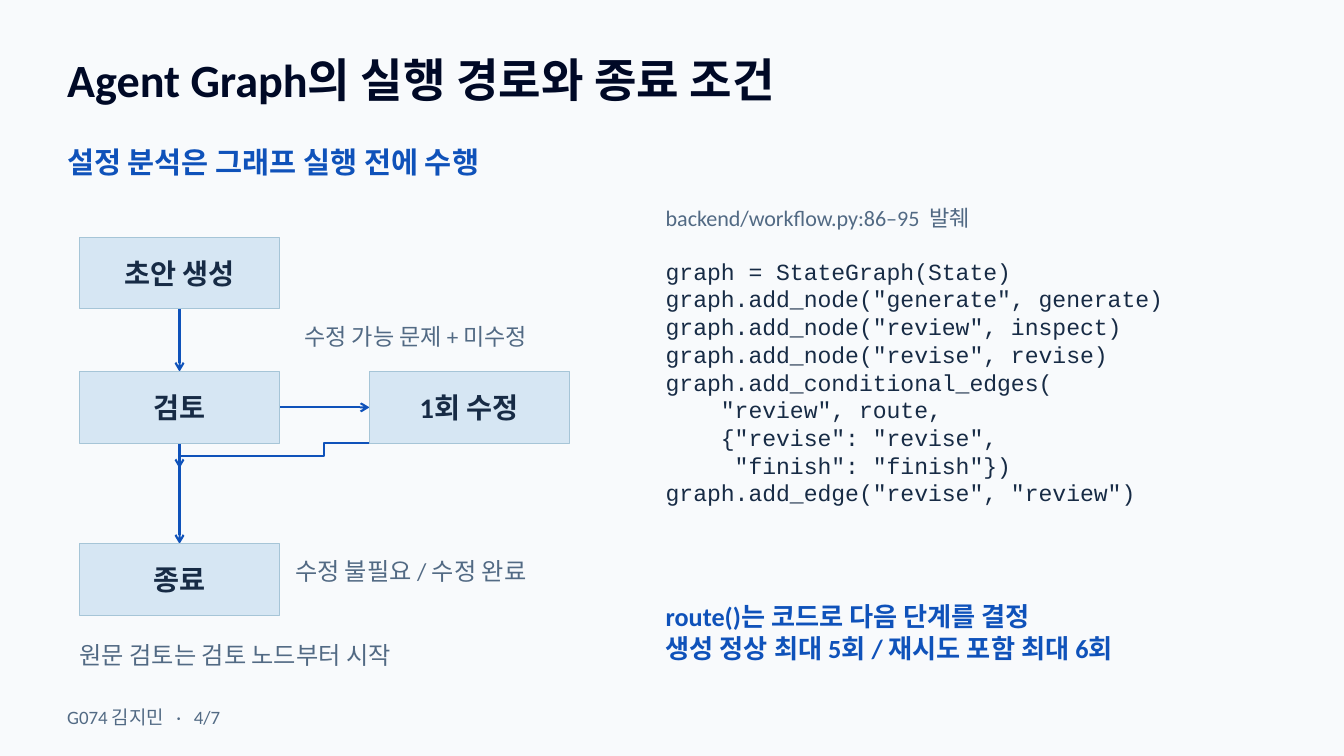
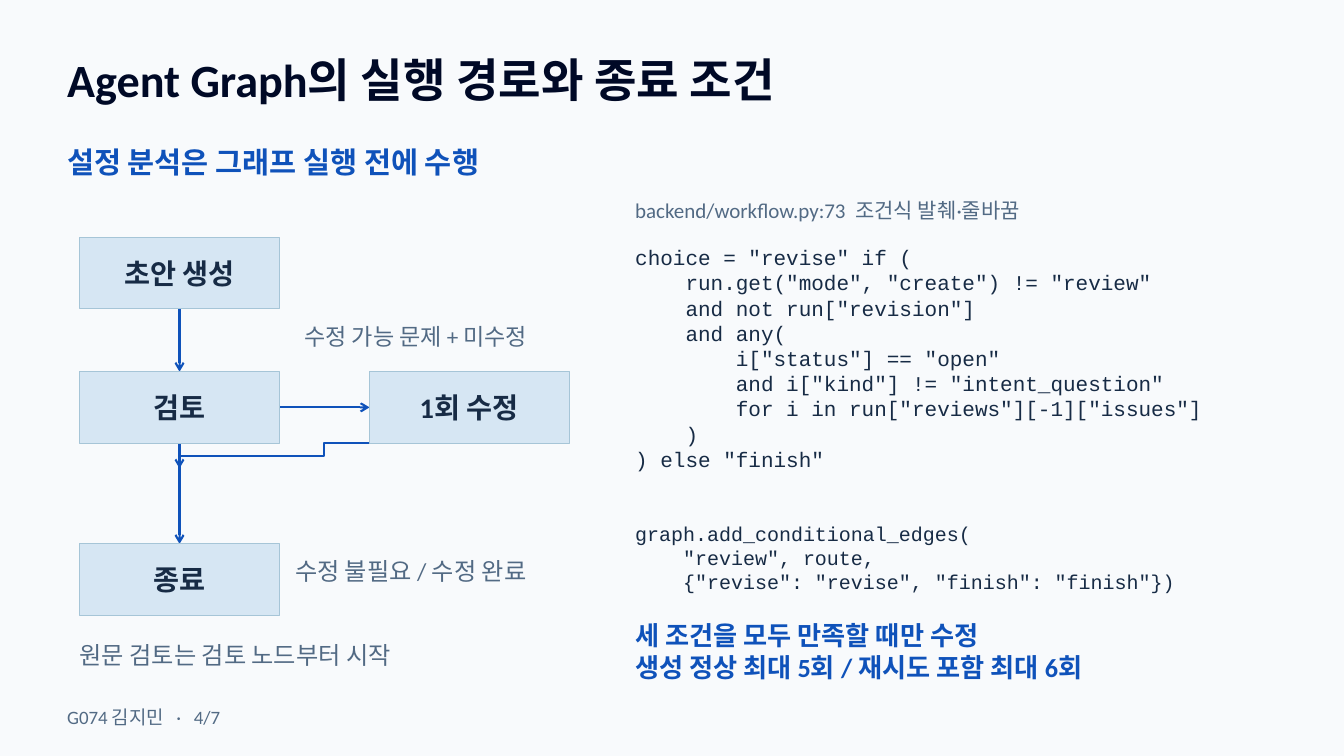
Before and after one commit to OMGimin/loreforge, a slide deck: slide 4 of docs/presentation/LoreForge-G074-KimJimin.pptx. Drawn at 1344x756 pixels with LibreOffice and Linux fonts; fonts in the diff are those of the drawing. Boxes give left, top, right and bottom in pixels: in the first picture for what was removed or moved away, otherwise in the second. Text is boxed around its words. In the diff, an @@ line names an element or a change of style, - is before the commit and + after.

Commit message:
docs(presentation): show routing conditions and concrete design tradeoffs
변경 내용
- 3장에 최신 생성 결과 관계도와 원문 검토 화면을 함께 배치했다.
- 4장에 실제 route 조건식과 조건부 연결 코드를 표시해 수정 판단의 세 조건을 설명하도록 바꿨다.
- 6·7장에 전체 기준의 비용·지연과 수정 상한으로 남을 수 있는 문제를 명시했다.
- 발표 대본과 7개 발표자 노트를 동기화하고 7장·285초 목표 배분을 유지했다.

변경 이유
- 평가자가 구현 결과와 코드의 실제 판단 로직, 설계 선택의 대가를 발표 안에서 확인할 수 있도록 보완했다.

검증
- PPTX 구조·레이아웃·폰트·재가져오기 검사 통과, 7장 전체 렌더링 확인.
- 슬라이드 route 조건식을 AST로 파싱해 실제 workflow.py의 조건식과 동일함을 확인했다.
- 대본과 노트 일치, 화면 시간 표시 없음, 변경 대상 밖 1·2·5장 픽셀 동일성을 확인했다.
- 대본 공백 제외 1,371자, 목표 285초. 실제 낭독 시간과 PowerPoint 네이티브 발표 환경은 측정하지 않았다.

주의사항
- 화면은 과거 공개 실제 API 저장 결과의 최신 UI 재열람이며 신규 생성 품질 검증이 아니다.

```diff
--- a/docs/presentation/LoreForge-G074-KimJimin.pptx
+++ b/docs/presentation/LoreForge-G074-KimJimin.pptx
@@ text at <box>635,200,1020,222</box>: text changed; size 15.8 to 15 pt @@
-backend/workflow.py:86–95 발췌
+backend/workflow.py:73 조건식 발췌·줄바꿈
@@ text at <box>635,250,1201,468</box>: text changed; size 16.5 to 15 pt @@
-graph = StateGraph(State)
-graph.add_node("generate", generate)
-graph.add_node("review", inspect)
-graph.add_node("revise", revise)
-graph.add_conditional_edges(
-"review", route,
-{"revise": "revise",
-"finish": "finish"})
-graph.add_edge("revise", "review")
+choice = "revise" if (
+run.get("mode", "create") != "review"
+and not run["revision"]
+and any(
+i["status"] == "open"
+and i["kind"] != "intent_question"
+for i in run["reviews"][-1]["issues"]
+)
+) else "finish"
@@ text added at <box>635,527,1175,593</box>, 14.2 pt, text #172B45 @@
+graph.add_conditional_edges(
+"review", route,
+{"revise": "revise", "finish": "finish"})
@@ text at <box>635,623,978,648</box>: text changed @@
-route()는 코드로 다음 단계를 결정
+세 조건을 모두 만족할 때만 수정
@@ text "세 조건을 모두 만족할 때만 ...": place and size @@
-text "세 조건을 모두 만족할 때만 ..." at <box>666,604,1112,661</box>
+text "세 조건을 모두 만족할 때만 ..." at <box>635,623,1082,680</box>
```
Also in this commit, not shown: 3 other slides changed, 1 other file.
